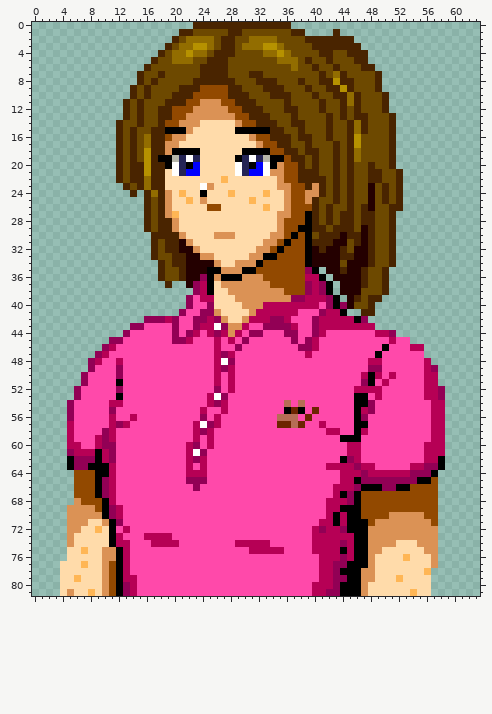
Two versions of one pixel-art file, src/testrom/res/_ignore/de_detective3_klein.aseprite. Above: the version before the commit.
64x82 pixels, 1 frame.
After:
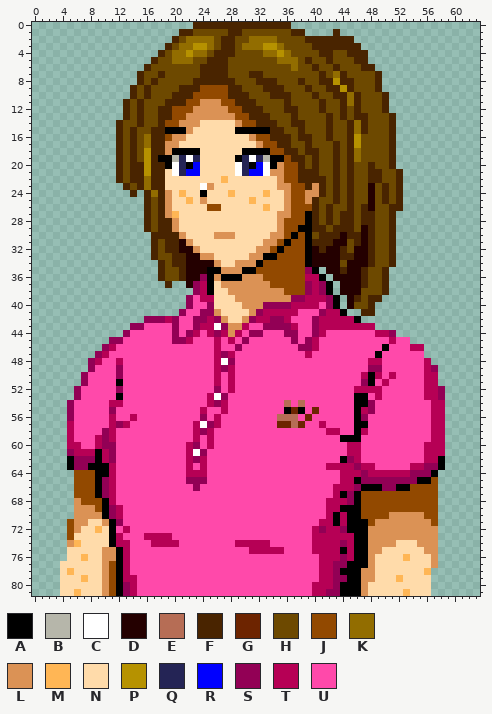
Palette (. is transparent): A #000000  B #b6b6aa  C #ffffff  D #240000  E #b66d55  F #492400  G #6d2400  H #6d4900  J #924900  K #926d00  L #db9255  M #ffb655  N #ffdbaa  P #b69200  Q #242455  R #0000ff  S #920055  T #b60055  U #ff49aa
Changes in this commit:
layer "Lichaam Polo" added
layer "Blouse/Polo Roze" added
layer "Lichaam" removed
layer "Lichaam Roze Polo" removed
layer "Blouse/Polo Roze #2" removed
y 40: x 33..36 TTTT -> SSSS; x 44 S -> .
y 41: x 32 T -> S
y 42: x 31 T -> S; x 47 S -> .
y 69..70: x 5 L -> .
y 71..73: x 5 L -> J
y 74: x 6 N -> M
y 75: x 7 M -> N
y 76: x 7 N -> M
y 77: x 7 M -> N
y 78: x 5 N -> M
y 79: x 6..7 MN -> NM
y 81: x 5..6 LN -> NM; x 8 M -> N; x 53..54 NM -> MN
